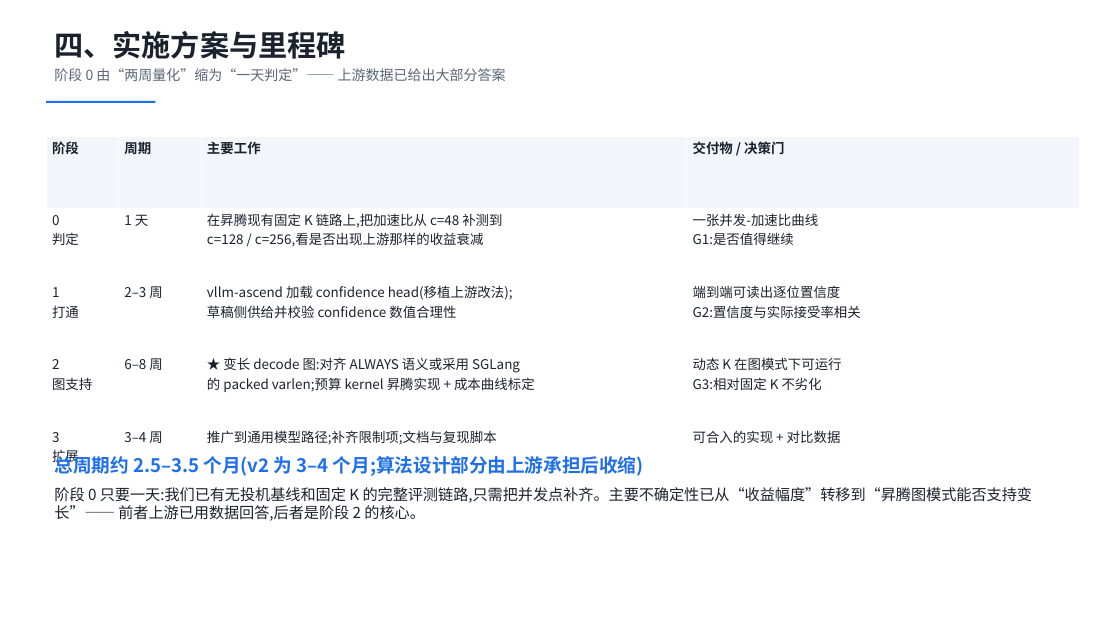
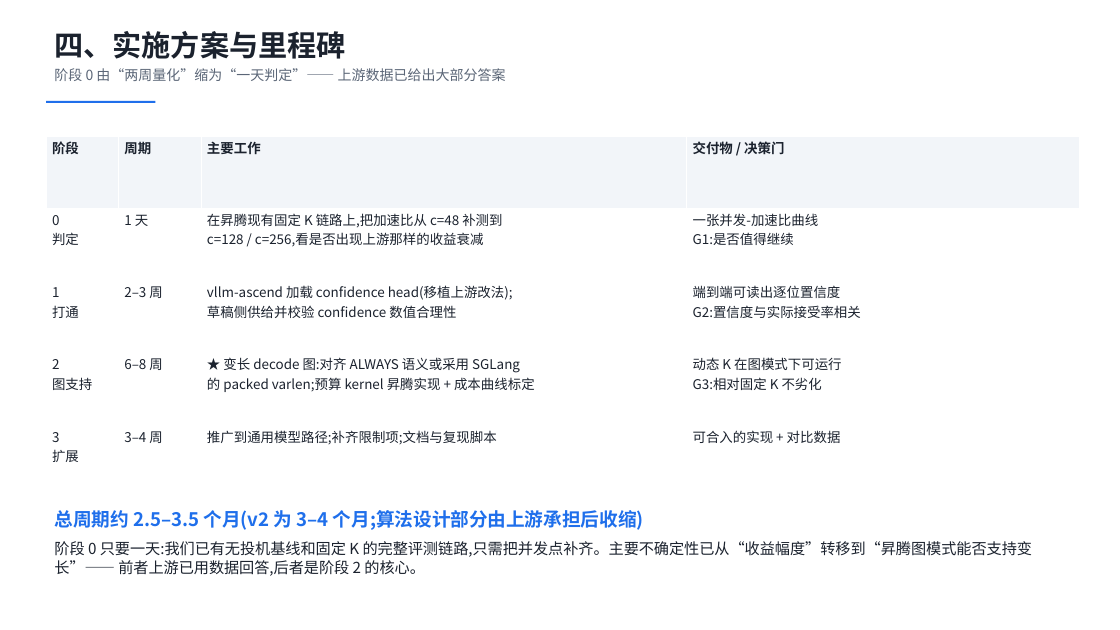
Before and after one commit to Sawyer117/speculators, a slide deck: slide 7 of docs/memos/adaptive-spec-project-proposal-v3.pptx (slide 6 before the commit). Drawn at 1120x630 pixels with LibreOffice and Linux fonts; fonts in the diff are those of the drawing. Boxes give left, top, right and bottom in pixels: in the first picture for what was removed or moved away, otherwise in the second. Text is boxed around its words. In the diff, an @@ line names an element or a change of style, - is before the commit and + after.

```diff
--- a/docs/memos/adaptive-spec-project-proposal-v3.pptx
+++ b/docs/memos/adaptive-spec-project-proposal-v3.pptx
@@ text "总周期约 2.5–3.5 个月(v2 为 3–4 ...": place and size @@
-text "总周期约 2.5–3.5 个月(v2 为 3–4 ..." at (54,453,1033,521)
+text "总周期约 2.5–3.5 个月(v2 为 3–4 ..." at (54,510,1033,576)
```
Also in this commit, not shown: 1 other slide changed, 1 slide added, 3 other files.
